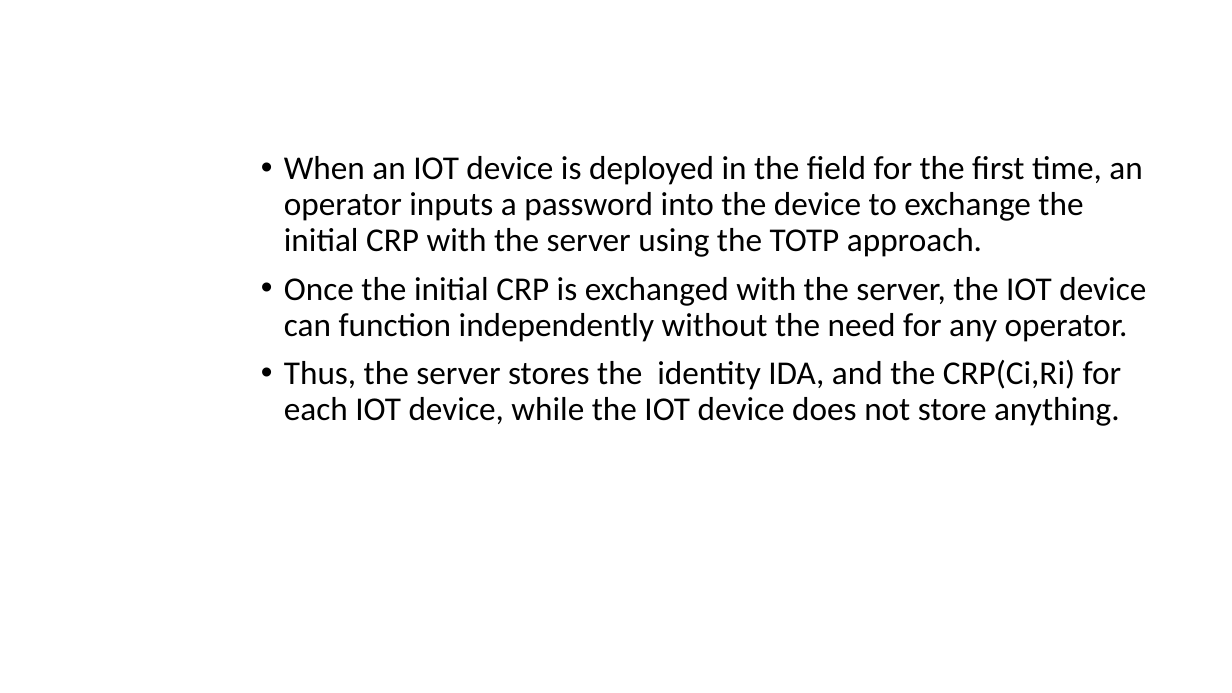
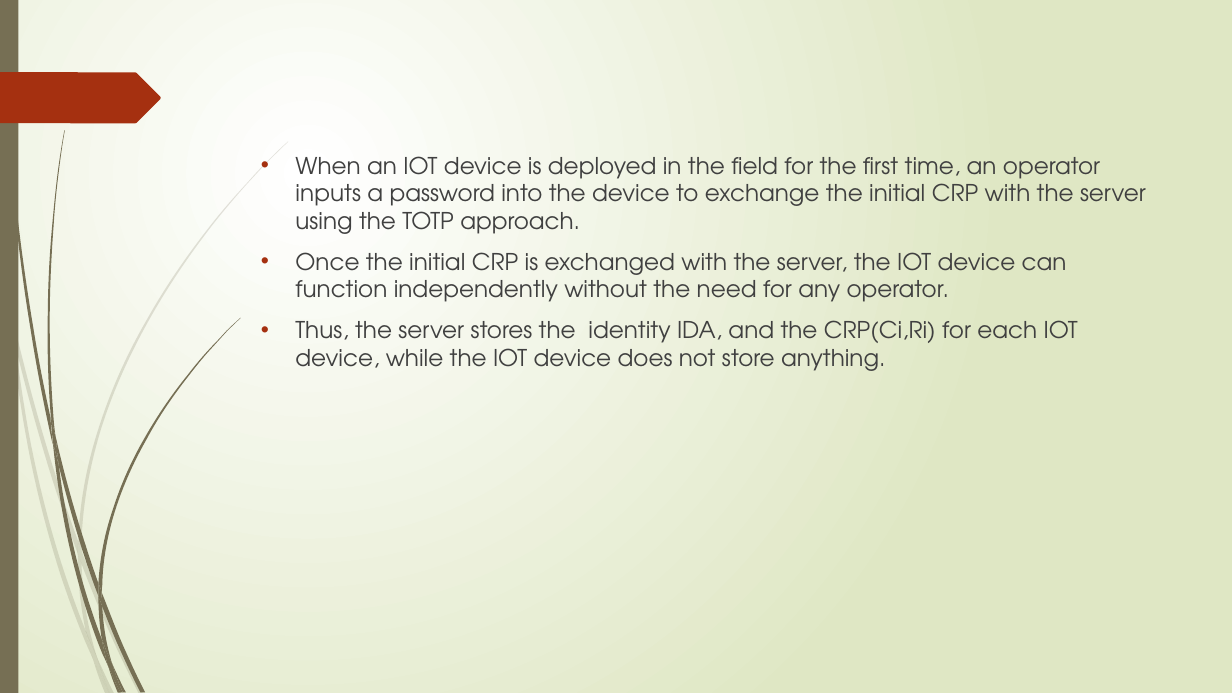
Before and after one commit to vinotha8888/authentication, a slide deck: slide 11 of mat.pptx (slide 4 before the commit). Drawn at 1232x693 pixels with LibreOffice and Linux fonts; fonts in the diff are those of the drawing. Boxes give left, top, right and bottom in pixels: in the first picture for what was removed or moved away, otherwise in the second. Text is boxed around its words. In the diff, an @@ line names an element or a change of style, - is before the commit and + after.

```diff
--- a/mat.pptx
+++ b/mat.pptx
@@ background #FFFFFF to gradient #FFFFFF to #DFE8C4 @@
@@ rectangle added at (0,0,18,693), fill #766F54 @@
@@ freeform shape added at (0,72,161,123), fill #A53010 @@
@@ text "When an IOT device is ..." at (295,156,1146,371): size 25.9 to 18 pt, font Calibri to TeX Gyre Adventor, text colour #000000 to #404040; indent changed; line spacing 0.9 to 1 @@
@@ group added at (0,141,288,693): 10 freeform shapes @@
@@ group added at (3,0,240,693): 12 freeform shapes @@
```
Also in this commit, not shown: 3 other slides changed, 8 slides added, 5 slides removed.
